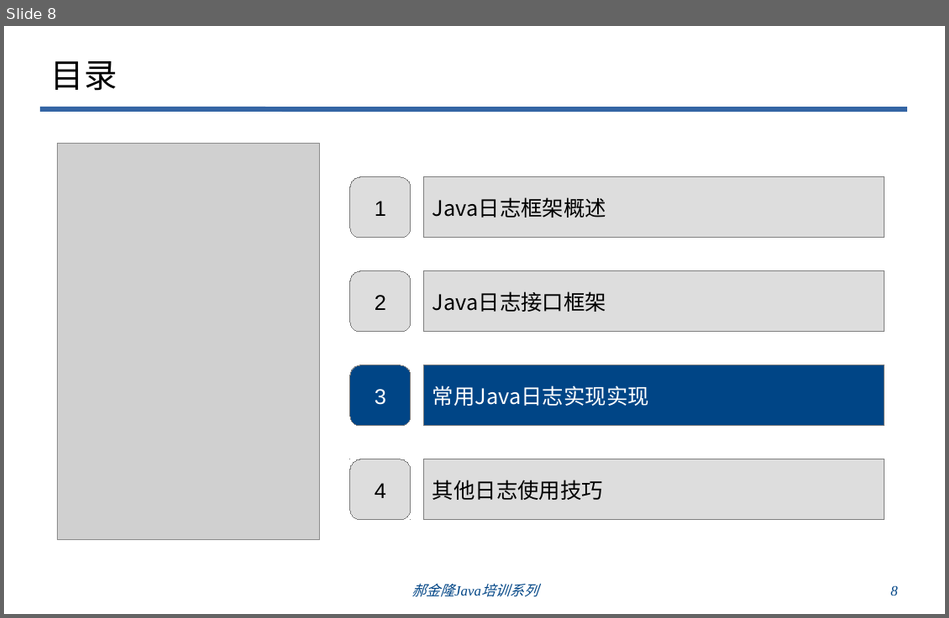
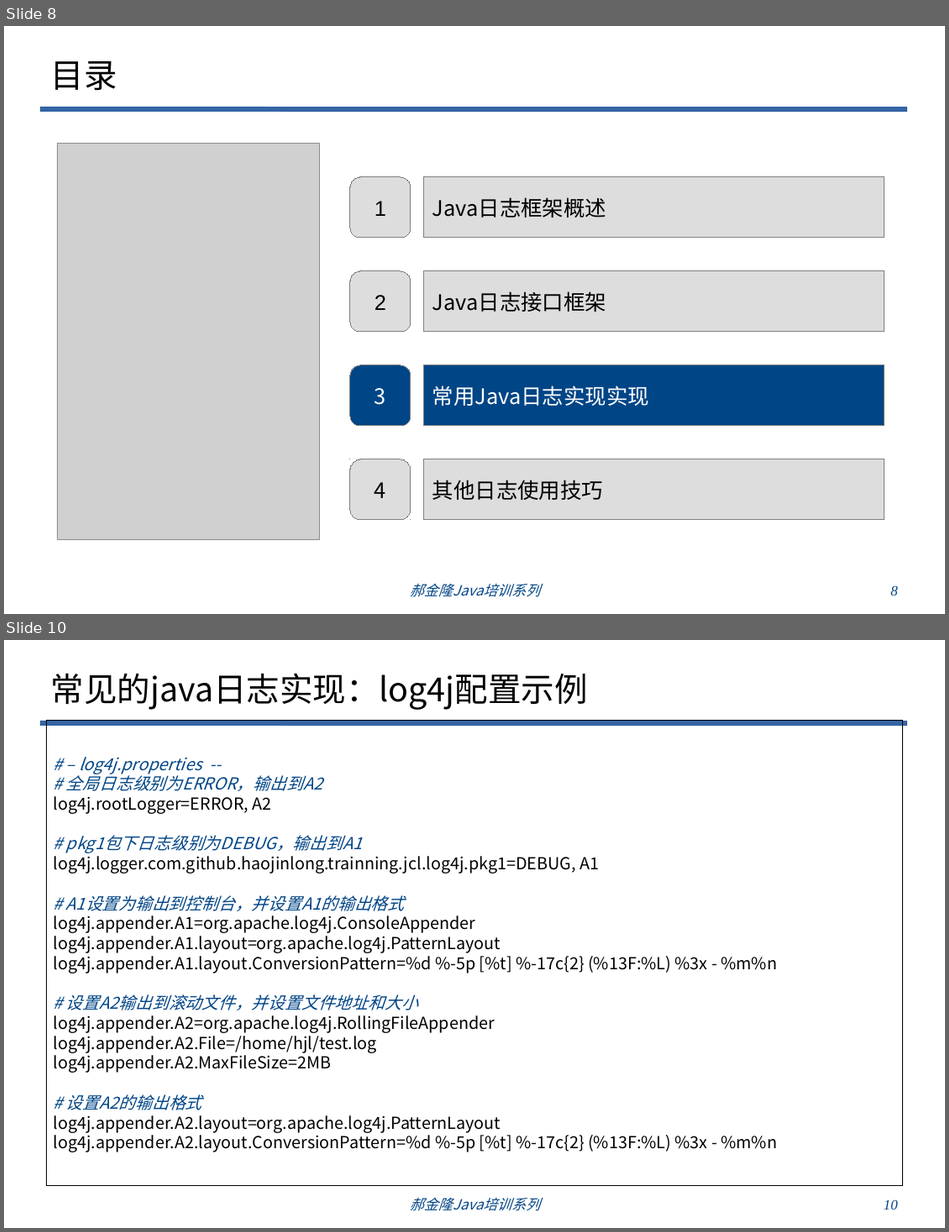
Before and after one commit to haojinlong/trainning, a slide deck: doc/odp/郝金隆Java编程技巧培训之一：Java日志框架.odp. Shown one above the other, each under a label of ours: slide 8 before the commit, slides 8 and 10 after it; the slides between them are not shown. The pictures are 949x618 and 949x1232 pixels, drawn with LibreOffice and Linux fonts; fonts in the diff are those of the drawing; grey boxes stand for pictures; background and template pictures are left out. Boxes give left, top, right and bottom in pixels: in the first picture for what was removed or moved away, otherwise in the second. Text is boxed around its words. In the diff, an @@ line names an element or a change of style, - is before the commit and + after.

```diff
--- a/doc/odp/郝金隆Java编程技巧培训之一：Java日志框架.odp
+++ b/doc/odp/郝金隆Java编程技巧培训之一：Java日志框架.odp
@@ slide 10 added at (4,640,945,1228), background #FFFFFF; not listed: 1 template element that a slide beside it also shows @@
@@ title added at (51,673,588,710), 28 pt, text #000000 @@
+常见的java日志实现：log4j配置示例
@@ rectangle added at (47,721,903,1185), outline #000000 0 pt, 14 pt, text #000000 @@
+# – log4j.properties --
+# 全局日志级别为ERROR，输出到A2
+log4j.rootLogger=ERROR, A2
+# pkg1包下日志级别为DEBUG，输出到A1
+log4j.logger.com.github.haojinlong.trainning.jcl.log4j.pkg1=DEBUG, A1
+# A1设置为输出到控制台，并设置A1的输出格式
+log4j.appender.A1=org.apache.log4j.ConsoleAppender
+log4j.appender.A1.layout=org.apache.log4j.PatternLayout
+log4j.appender.A1.layout.ConversionPattern=%d %-5p [%t] %-17c{2} (%13F:%L) %3x - %m%n
+# 设置A2输出到滚动文件，并设置文件地址和大小
+log4j.appender.A2=org.apache.log4j.RollingFileAppender
+log4j.appender.A2.File=/home/hjl/test.log
+log4j.appender.A2.MaxFileSize=2MB
+# 设置A2的输出格式
+log4j.appender.A2.layout=org.apache.log4j.PatternLayout
+log4j.appender.A2.layout.ConversionPattern=%d %-5p [%t] %-17c{2} (%13F:%L) %3x - %m%n
@@ text added at (410,1197,540,1211), 12 pt, text #004586, italic @@
+郝金隆Java培训系列
@@ page number added at (883,1199,898,1210), 12 pt, text #004586, italic @@
+10
@@ slide 8 changed as well @@
@@ rounded rectangle "3" at (351,366,411,427): font Arial to Noto Sans CJK SC @@
@@ freeform shape "4" at (351,459,411,520): font Arial to Noto Sans CJK SC @@
@@ text "郝金隆Java培训系列" at (410,583,540,597): font Times New Roman to Noto Sans CJK SC @@
```
Also in this commit, not shown: 7 other slides changed, 8 other slides added, 6 other files.
